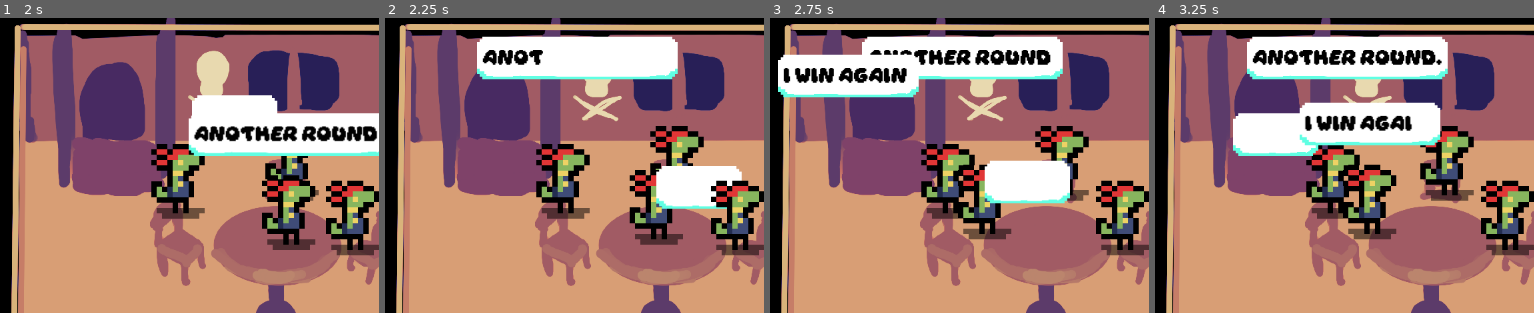
Above: before the commit, frames 1-4 (left to right).
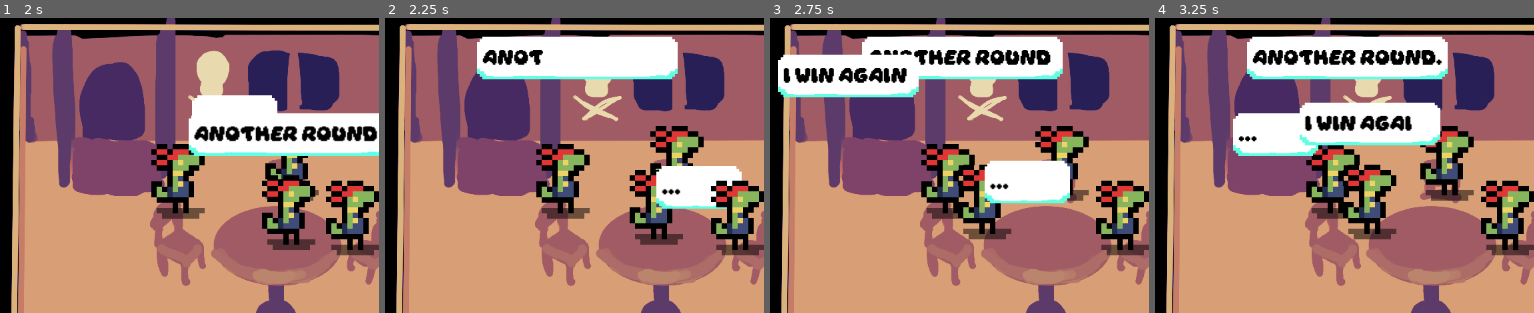
Above: after the commit, the same moments.

Repository: tombuben/gamerpie_gamejam_2025
Game: Godot game, scene res://levels/level_2.tscn
Two runs of this game, one before a commit and one after it. Both use one fixed random seed, a clock stepped at 60 frames per second and the inputs below. This scene is started directly instead of the project's main scene.
Inputs:
- Up to frame 1 (2 s): tap Enter at 0.5 s; hold W (up) from 0.53 s (still down); tap B (bubble_switch) at 0.6, 1.35 s
- Up to frame 2 (2.25 s): release W (up) at 2.03 s; hold A (left) from 2.03 s (still down); tap B (bubble_switch) at 2.1 s
- Up to frame 3 (2.75 s): keep holding A (left)
- Up to frame 4 (3.25 s): keep holding A (left); tap B (bubble_switch) at 2.85 s
The pictures show only the part of the screen within x 12-62%, y 4-54%; the shares and areas given below are measured in that part.

Frame 1 is identical in both runs. In frame 2, less than 0.1% of the frame differs, in the area x 73-79%, y 57-60%; in frame 3, less than 0.1%, in the area x 58-64%, y 55-59%; in frame 4, less than 0.1%.
Error in both runs: Invalid access to property or key 'bubble' on a base object of type 'Nil'. (res://scripts/player_character.gd:49)

Commit message:
Switched dialog lines to array to allow multiple dialog lines and switching

Diff:
--- a/levels/level_1.tscn
+++ b/levels/level_1.tscn
@@ -65,7 +65,7 @@
 
 [node name="Bubble" type="Node2D" parent="PlayerCharacter/BubbleSlot"]
 script = ExtResource("4_ise4s")
-line = ""
+lines = Array[String](["..."])
 checkValue = ""
 
 [node name="Rat" parent="." instance=ExtResource("3_tl17o")]
@@ -77,7 +77,7 @@
 
 [node name="Bubble" type="Node2D" parent="Rat/BubbleSlot"]
 script = ExtResource("4_ise4s")
-line = "Squeek!"
+lines = Array[String](["Squeek!"])
 checkValue = ""
 
 [node name="Guard" parent="." instance=ExtResource("3_tl17o")]
@@ -89,7 +89,7 @@
 
 [node name="Bubble" type="Node2D" parent="Guard/BubbleSlot"]
 script = ExtResource("4_ise4s")
-line = "You are never getting out of here!"
+lines = Array[String](["You are never getting out of here!"])
 checkValue = "GuardBubble"
 
 [node name="Run" type="Path2D" parent="."]
@@ -110,7 +110,7 @@
 
 [node name="Bubble" type="Node2D" parent="Run/PathFollow2D/Cellmate/BubbleSlot"]
 script = ExtResource("4_ise4s")
-line = "Come here, you little rat!"
+lines = Array[String](["Come here, you rat!"])
 checkValue = "CellmateBubble"
 
 [node name="Door" parent="." instance=ExtResource("6_0flo3")]
--- a/levels/level_2.tscn
+++ b/levels/level_2.tscn
@@ -33,7 +33,7 @@
 
 [node name="Bubble" type="Node2D" parent="PlayerCharacter/BubbleSlot"]
 script = ExtResource("5_f23u2")
-line = ""
+lines = Array[String](["..."])
 checkValue = ""
 
 [node name="TavernKeep" parent="." instance=ExtResource("6_c784s")]
@@ -45,7 +45,7 @@
 
 [node name="Bubble" type="Node2D" parent="TavernKeep/BubbleSlot"]
 script = ExtResource("5_f23u2")
-line = "Do you want a drink?"
+lines = Array[String](["Do you want a drink?"])
 checkValue = ""
 
 [node name="CardPlayer1" parent="." instance=ExtResource("6_c784s")]
@@ -57,7 +57,7 @@
 
 [node name="Bubble" type="Node2D" parent="CardPlayer1/BubbleSlot"]
 script = ExtResource("5_f23u2")
-line = ""
+lines = Array[String]([""])
 checkValue = ""
 
 [node name="CardPlayer2" parent="." instance=ExtResource("6_c784s")]
@@ -69,7 +69,7 @@
 
 [node name="Bubble" type="Node2D" parent="CardPlayer2/BubbleSlot"]
 script = ExtResource("5_f23u2")
-line = "I win again!"
+lines = Array[String](["I win again!"])
 checkValue = ""
 
 [node name="CardPlayer3" parent="." instance=ExtResource("6_c784s")]
@@ -81,7 +81,7 @@
 
 [node name="Bubble" type="Node2D" parent="CardPlayer3/BubbleSlot"]
 script = ExtResource("5_f23u2")
-line = "Another round."
+lines = Array[String](["Another round."])
 checkValue = ""
 
 [node name="Traitor" parent="." instance=ExtResource("6_c784s")]
@@ -93,7 +93,7 @@
 
 [node name="Bubble" type="Node2D" parent="Traitor/BubbleSlot"]
 script = ExtResource("5_f23u2")
-line = "I'm so rich."
+lines = Array[String](["I'm so rich."])
 checkValue = ""
 
 [node name="Drunk" parent="." instance=ExtResource("6_c784s")]
@@ -105,5 +105,5 @@
 
 [node name="Bubble" type="Node2D" parent="Drunk/BubbleSlot"]
 script = ExtResource("5_f23u2")
-line = "You're lying."
+lines = Array[String](["You're lying."])
 checkValue = ""
--- a/scripts/bubble_slot_manager.gd
+++ b/scripts/bubble_slot_manager.gd
@@ -12,6 +12,7 @@
 var text_box_position: Vector2
 var bubble_slot: Node2D
 
+var line_index = 0
 
 var is_dialog_active = false
 
@@ -23,7 +24,7 @@
 	elif is_dialog_active:
 		return
 	bubble_slot = self
-	dialog_line = bubble.line
+	dialog_line = bubble.lines[line_index]
 	text_box_position = global_position
 	_show_text_box()
 
@@ -48,3 +49,7 @@
 	print("bubble slot changed")
 	_end_dialog()
 	start_dialog()
+
+func _advance_dialog():
+	if line_index + 1 < bubble.lines.lenght - 1:
+		line_index += 1;
--- a/scripts/dialog_bubble.gd
+++ b/scripts/dialog_bubble.gd
@@ -1,5 +1,8 @@
 extends Node2D
 
-@export var line: String = "This is a test dialogue."
+
+@export var lines: Array[String] = [
+	"This is a test dialogue."
+]
 
 @export var checkValue : String = "Test"
Not shown: 1 places in levels/level_1.tscn that only renumber resources
Not shown: 1 places in levels/level_2.tscn that only renumber resources
